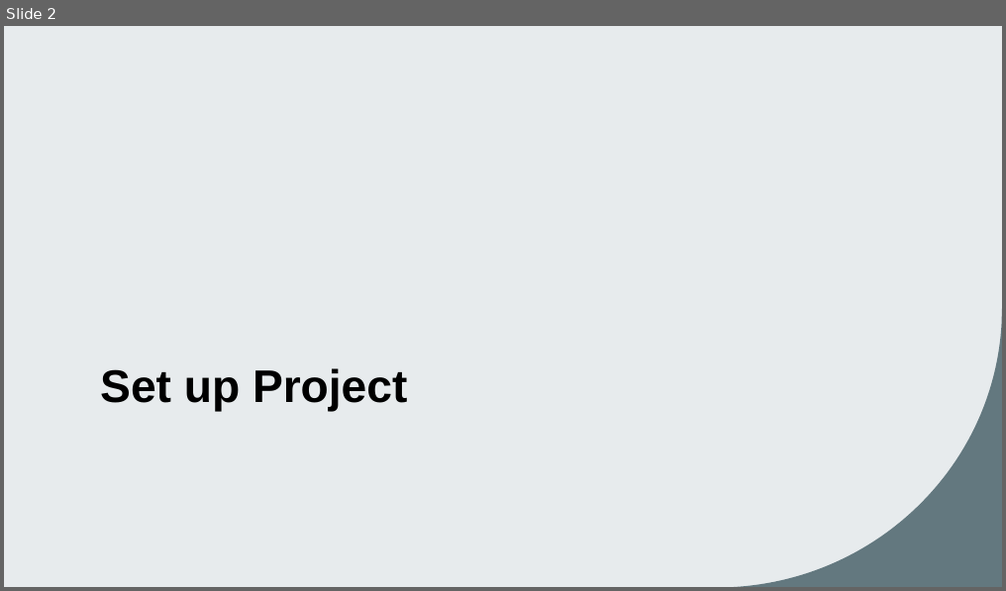
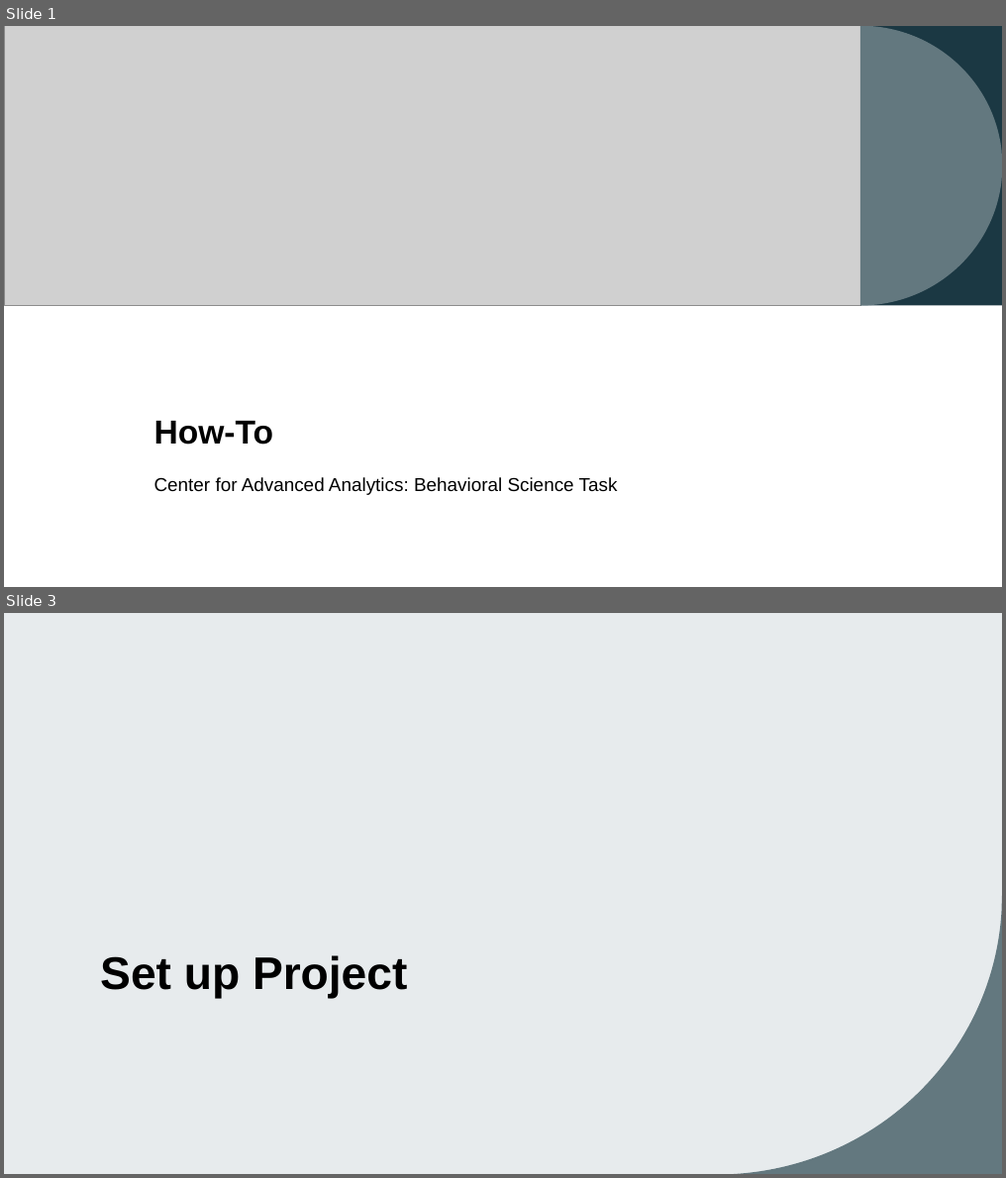
Before and after one commit to josephine-mckelvy/2025-CAH, a slide deck: 2025-06-30 CAH.pptx. Shown one above the other, each under a label of ours: slide 2 before the commit, slides 1 and 3 after it; the slides between them are not shown. The pictures are 1006x591 and 1006x1178 pixels, drawn with LibreOffice and Linux fonts; fonts in the diff are those of the drawing; grey boxes stand for pictures. Boxes give left, top, right and bottom in pixels: in the first picture for what was removed or moved away, otherwise in the second. Text is boxed around its words. In the diff, an @@ line names an element or a change of style, - is before the commit and + after.

```diff
--- a/2025-06-30 CAH.pptx
+++ b/2025-06-30 CAH.pptx
@@ slide 1 added at box(4, 26, 1002, 587), background #FFFFFF; not listed: 1 template element that a slide beside it also shows @@
@@ rectangle added at box(4, 26, 1002, 587), fill #FFFFFF @@
@@ picture added at box(4, 26, 860, 306) @@
@@ freeform shape added at box(572, 26, 861, 306), fill #8C8C96 @@
@@ rectangle added at box(860, 26, 1002, 306), fill #1B3843 @@
@@ freeform shape added at box(860, 26, 1002, 306), fill #63787F @@
@@ title added at box(154, 421, 274, 445), 32 pt, text #000000, bold @@
+How-To
@@ subtitle added at box(154, 477, 618, 495), 18 pt, text #000000 @@
+Center for Advanced Analytics: Behavioral Science Task
@@ what was slide 2 is now slide 3 @@
```
Also in this commit, not shown: 1 slide changed, 2 other slides added, 1 slide removed, 9 other files.
